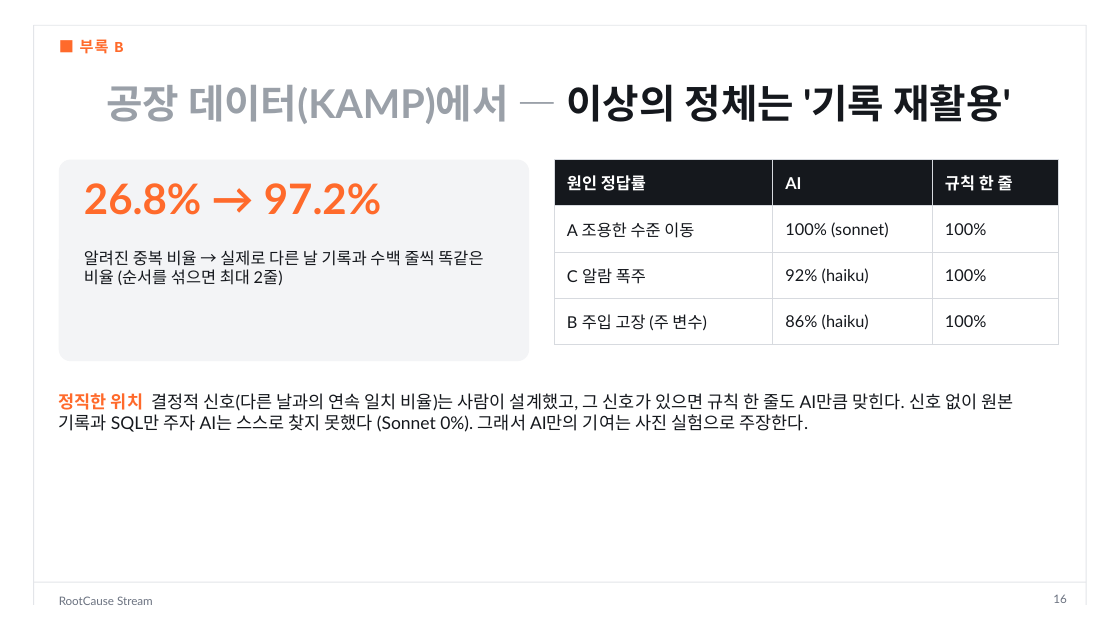
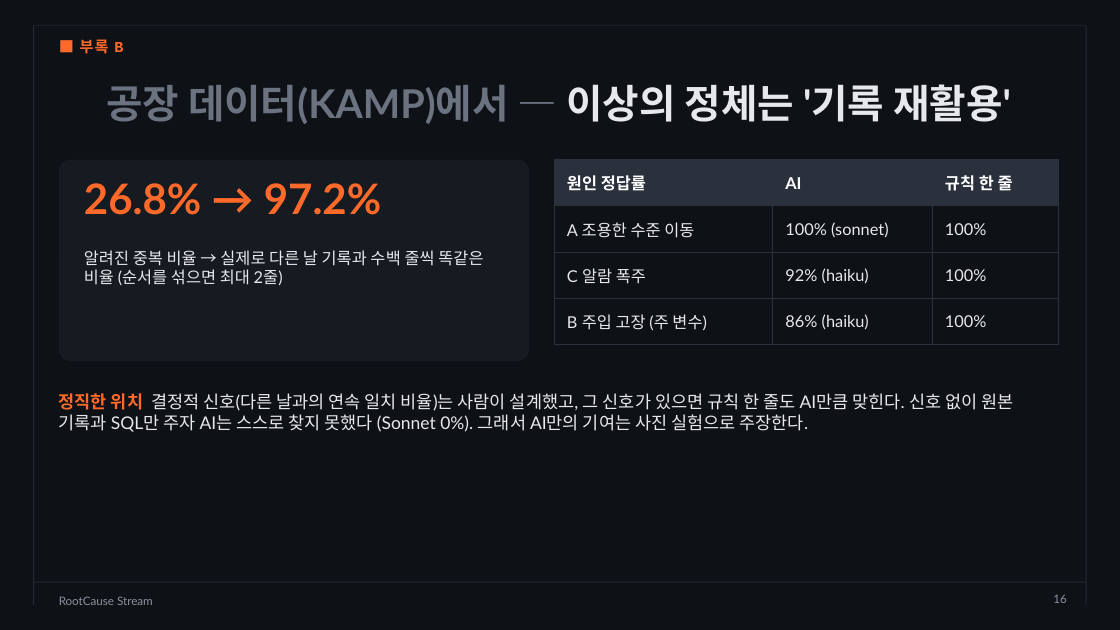
Before and after one commit to dlwogud/rootcause-stream, a slide deck: slide 16 of deck/RootCause_Stream_발표자료.pptx. Drawn at 1120x630 pixels with LibreOffice and Linux fonts; fonts in the diff are those of the drawing; background and template pictures are left out. Boxes give left, top, right and bottom in pixels: in the first picture for what was removed or moved away, otherwise in the second. Text is boxed around its words. In the diff, an @@ line names an element or a change of style, - is before the commit and + after.

```diff
--- a/deck/RootCause_Stream_발표자료.pptx
+++ b/deck/RootCause_Stream_발표자료.pptx
@@ background #FFFFFF to picture (left out) @@
@@ line (34, 25) - (34, 605): stroke #E3E5E9 0.75 pt to #232933 0.75 pt @@
@@ line (34, 25) - (1086, 25): stroke #E3E5E9 0.75 pt to #232933 0.75 pt @@
@@ line (1086, 25) - (1086, 605): stroke #E3E5E9 0.75 pt to #232933 0.75 pt @@
@@ title "공장 데이터(KAMP)에서 — 이상의 정체는 ..." at [106, 84, 1011, 124]: text colour #9AA0A8 to #6B7280 in "공장 데이터(KAMP)에서 —"; text colour #15181D to #E6E8EB in "이상의 정체는 '기록 재활용'" @@
@@ rounded rectangle at [59, 160, 529, 361]: fill #F3F4F6 to #161A21 @@
@@ table at [555, 160, 1059, 334] @@
@@ fill #15181D to #2A313C in row 1 @@
@@ text colour #15181D to #E6E8EB in "A 조용한 수준 이동", "100% (sonnet)", "100%", "C 알람 폭주" and 5 more places @@
@@ borders changed @@
@@ text "알려진 중복 비율 → 실제로 ..." at [84, 250, 483, 285]: text colour #15181D to #E6E8EB @@
@@ text "정직한 위치 결정적 신호(다른 날과의 ..." at [59, 393, 1013, 432]: text colour #15181D to #E6E8EB @@
@@ line (34, 582) - (1086, 582): stroke #E3E5E9 0.75 pt to #232933 0.75 pt @@
@@ text "RootCause Stream" at [59, 596, 153, 605]: text colour #6B7280 to #8A93A0 @@
@@ page number at [1053, 594, 1066, 603]: text colour #6B7280 to #8A93A0 @@
```
Also in this commit, not shown: 16 other slides changed, 8 other files.
